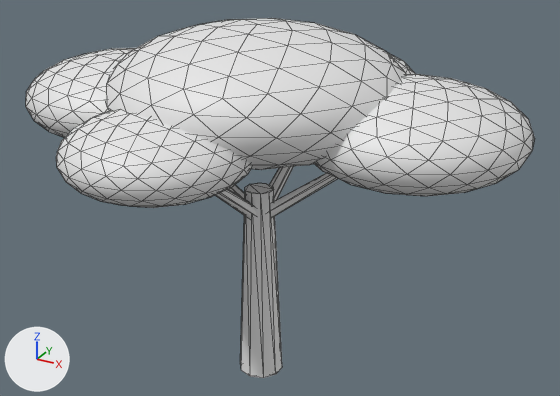
An edit to the glTF model assets/models/tree_acacia.glb, drawn before and after from the same camera.
One viewpoint serves both versions: a camera (50 mm lens) standing at (5.81, -9.88, 8.25) and looking at (0.25, 0.24, 3.2). Lighting does not change. The marker at lower left points along +X, +Y and +Z. The first picture is the older version. Mesh edges are drawn as thin lines. Vertices at exactly the same position are counted once.

The scene before the commit, as lines of its bpy script (objects in view):
```python
me_leaves = bpy.data.meshes.new('leaves')
me_leaves.from_pydata(...)  # an icosphere of 320 faces spanning x -2.3..2.3, y -2.3..2.3, z 4.08..6.02; an icosphere of 320 faces spanning x 0.65..4.05, y -1.35..2.05, z 3.94..5.36; an icosphere of 320 faces spanning x -3.8..-0.6, y -2.0..1.2, z 4.08..5.42; an icosphere of 320 faces spanning x -1.15..1.75, y 0.6..3.5, z 4.09..5.31; an icosphere of 320 faces spanning x -1.75..0.95, y -3.35..-0.65, z 4.03..5.17
me_wood = bpy.data.meshes.new('wood')
me_wood.from_pydata(...)  # 68 vertices, 116 faces; spans x -2.23..2.38, y -2.04..2.09, z 0.0..4.79
# before: 21 (2.35, 0.41, 4.64), 23 (2.38, 0.38, 4.61), 25 (2.38, 0.32, 4.61), 27 (2.35, 0.29, 4.66), 29 (2.32, 0.32, 4.69)
# before: 31 (2.32, 0.38, 4.69)
# before: 33 (-2.2, -0.34, 4.76), 35 (-2.17, -0.37, 4.79), 37 (-2.17, -0.43, 4.78), 39 (-2.2, -0.46, 4.74), 41 (-2.23, -0.43, 4.71)
# before: 43 (-2.23, -0.37, 4.72)
# before: 45 (0.3, 2.09, 4.66), 47 (0.35, 2.07, 4.67), 49 (0.35, 2.03, 4.72), 51 (0.3, 2.01, 4.74), 53 (0.25, 2.03, 4.73)
# before: 55 (0.25, 2.07, 4.68)
# before: 57 (-0.4, -1.96, 4.64), 59 (-0.35, -1.98, 4.63), 61 (-0.35, -2.02, 4.59), 63 (-0.4, -2.04, 4.56), 65 (-0.45, -2.02, 4.57)
# before: 67 (-0.45, -1.98, 4.61)
ob_leaves = bpy.data.objects.new('leaves', me_leaves)
ob_leaves.location = (0.0, 0.0, 0.0)
ob_wood = bpy.data.objects.new('wood', me_wood)
ob_wood.location = (0.0, 0.0, 0.0)
```
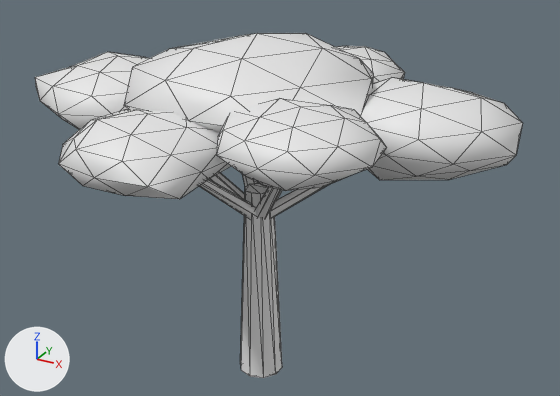
What differs and where, as boxes [x1, y1, x2, y2] in the pictures (560 x 396 px; the box of a moved part takes in the faces that stretch with it):
'leaves', reshaped (13% shorter)
    before: [26, 18, 535, 208]
    after: [35, 33, 523, 199]
'wood', reshaped
    before: [215, 166, 338, 378]
    after: [199, 173, 326, 378]
part 1 of me_leaves, rebuilt
    before: [105, 18, 406, 170]
    after: [124, 33, 374, 133]
part 2 of me_leaves, rebuilt
    before: [314, 74, 535, 196]
    after: [359, 77, 523, 180]
part 3 of me_leaves, rebuilt
    before: [26, 48, 135, 137]
    after: [35, 52, 149, 130]
part 4 of me_leaves, rebuilt (mostly hidden before)
    before: [388, 53, 415, 74]
    after: [336, 46, 405, 83]
part 5 of me_leaves, rebuilt (12% narrower, 8% shorter)
    before: [56, 110, 252, 208]
    after: [59, 109, 231, 199]
part 6 of me_leaves, added
    after: [216, 98, 387, 191]
part 7 of me_wood, added
    after: [255, 187, 281, 219]
part 8 of me_wood, added (mostly hidden)
    after: [242, 174, 258, 187]
part 9 of me_wood, moved or reshaped
    before: [269, 173, 338, 218]
    after: [270, 186, 326, 218]
part 10 of me_wood, moved or reshaped (mostly hidden before)
    before: [229, 185, 245, 199]
    after: [210, 173, 245, 200]
part 11 of me_wood, moved or reshaped (mostly hidden afterwards)
    before: [269, 166, 294, 201]
    after: [276, 190, 283, 200]
part 12 of me_wood, moved or reshaped
    before: [215, 189, 256, 219]
    after: [199, 179, 256, 220]

The change, as a list of edits to the scene's bpy script:
```text
Change me_leaves:
    used by ob_leaves; location = (0.0, 0.0, 0.0)
    remove me_leaves.from_pydata(...)  # 810 vertices, 1600 faces; spans x -3.8..4.05, y -3.35..3.5, z 3.94..6.02
    add me_leaves.from_pydata(...)  # 294 vertices, 560 faces; spans x -3.7..3.93, y -3.23..3.49, z 4.07..5.88
    me_leaves part 1: the loose piece of 162 vertices spanning x -2.3..2.3, y -2.3..2.3, z 4.08..6.02 is rebuilt with 42 vertices and now spans x -1.85..1.94, y -1.82..1.92, z 4.21..5.88
    me_leaves part 2: the loose piece of 162 vertices spanning x 0.65..4.05, y -1.35..2.05, z 3.94..5.36 is rebuilt with 42 vertices and now spans x 0.93..3.93, y -0.9..1.93, z 4.07..5.36
    me_leaves part 3: the loose piece of 162 vertices spanning x -3.8..-0.6, y -2.0..1.2, z 4.08..5.42 is rebuilt with 42 vertices and now spans x -3.7..-0.96, y -1.86..0.77, z 4.28..5.38
    me_leaves part 4: the loose piece of 162 vertices spanning x -1.15..1.75, y 0.6..3.5, z 4.09..5.31 is rebuilt with 42 vertices and now spans x -0.95..1.55, y 0.87..3.49, z 4.23..5.24
    me_leaves part 5: the loose piece of 162 vertices spanning x -1.75..0.95, y -3.35..-0.65, z 4.03..5.17 is rebuilt with 42 vertices and now spans x -1.65..0.69, y -3.23..-0.96, z 4.11..5.16
    me_leaves part 6: a new loose piece of 42 vertices spanning x 0.41..2.69, y -2.66..-0.51, z 4.46..5.42
    other edits to the shape of me_leaves do not show in these pictures
Change me_wood:
    used by ob_wood; location = (0.0, 0.0, 0.0)
    verts and faces of me_wood; kept vertices keep their numbers, new ones are numbered from 68
    remove me_wood.from_pydata(...)  # 68 vertices, 116 faces; spans x -2.23..2.38, y -2.04..2.09, z 0.0..4.79
    add me_wood.from_pydata(...)  # 92 vertices, 156 faces; spans x -2.33..2.48, y -2.14..2.19, z 0.0..4.99
    me_wood part 7: the loose piece of 12 vertices spanning x -0.07..2.38, y -0.13..0.41, z 2.8..4.69 is copied, and the copy is multiplied about its middle by the matrix ((0.933, 0.176, -0.399), (-0.384, 0.776, -0.557), (0.206, 0.654, 0.769)), then moved by (-0.39, -0.94, 0.13); it spans x -0.11..1.6, y -1.65..0.11, z 2.81..4.99
    me_wood part 8: the loose piece of 12 vertices spanning x -2.23..0.08, y -0.46..0.13, z 2.81..4.79 is copied, and the copy is multiplied about its middle by the matrix ((0.945, 0.19, 0.301), (-0.336, 0.76, 0.575), (-0.118, -0.638, 0.774)), then moved by (0.3, 0.92, 0.03); it spans x -1.65..0.1, y -0.11..1.55, z 2.81..4.89
    me_wood part 9
    add for i in [21, 23, 25, 27, 29, 31]: verts[i] += (0.1, 0.05, 0.05)
    me_wood part 10
    add for i in [33, 35, 37, 39, 41, 43]: verts[i] += (-0.1, -0.05, 0.05)
    me_wood part 11
    add for i in [45, 47, 49, 51, 53, 55]: verts[i] += (0.05, 0.1, 0.05)
    me_wood part 12
    add for i in [57, 59, 61, 63, 65, 67]: verts[i] += (-0.05, -0.1, 0.05)
```
